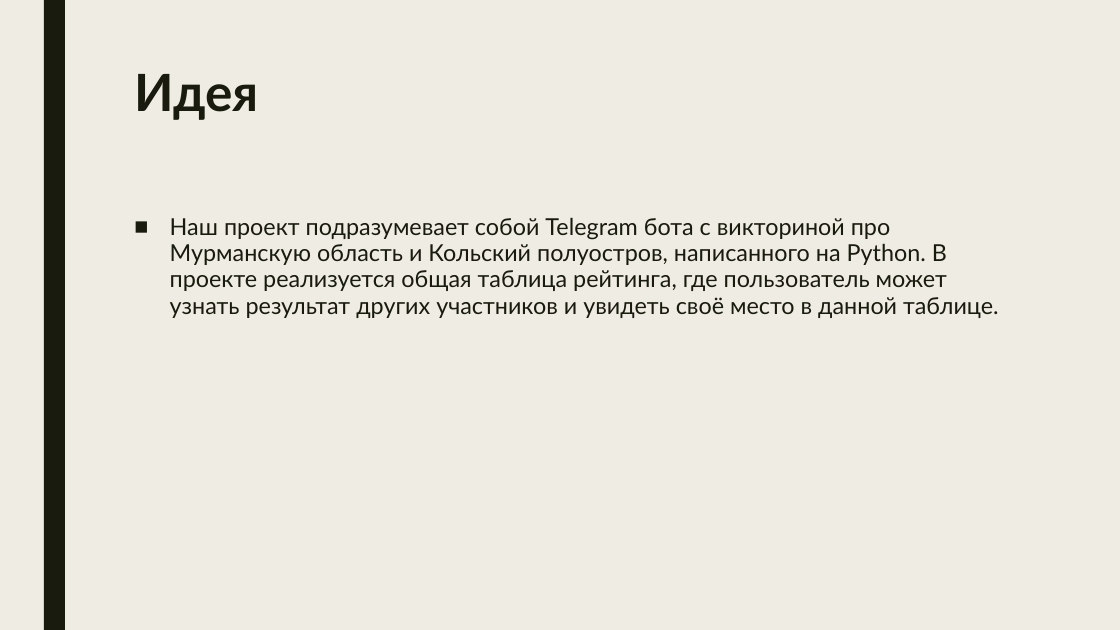
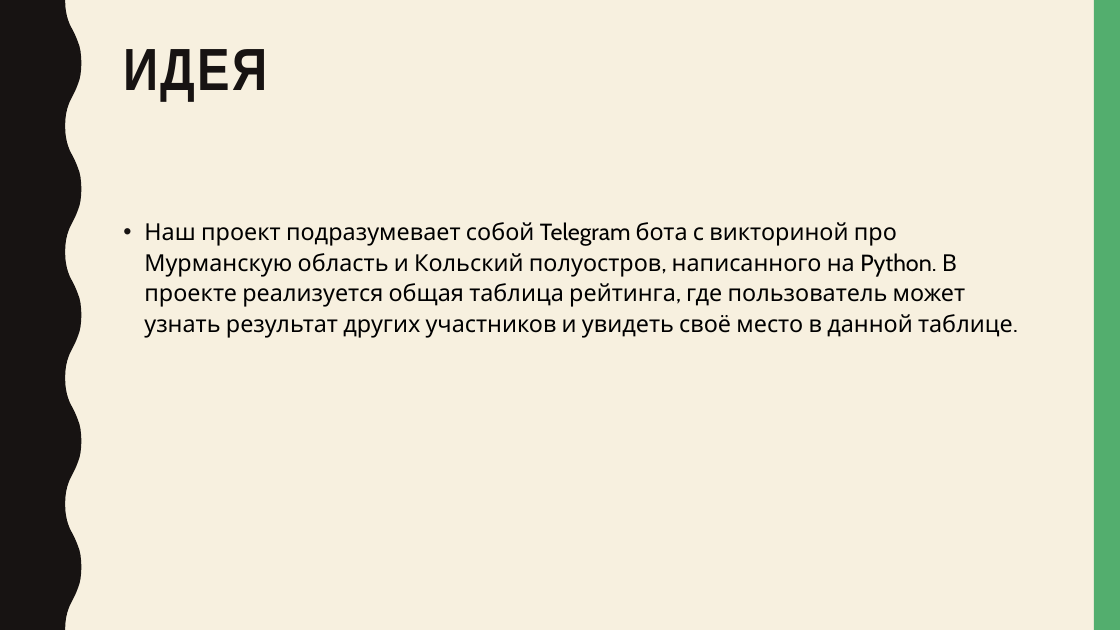
Before and after one commit to Gentlem4n72/TelegramQuiz, a slide deck: slide 2 of Бот Семён.pptx. Drawn at 1120x630 pixels with LibreOffice and Linux fonts; fonts in the diff are those of the drawing. Boxes give left, top, right and bottom in pixels: in the first picture for what was removed or moved away, otherwise in the second. Text is boxed around its words. In the diff, an @@ line names an element or a change of style, - is before the commit and + after.

```diff
--- a/Бот Семён.pptx
+++ b/Бот Семён.pptx
@@ background #EFEDE3 to #F7F0DF @@
@@ freeform shape added at box(0, 0, 82, 630), fill #171312 @@
@@ rectangle removed at box(44, 0, 65, 630) @@
@@ rectangle added at box(1094, 0, 1120, 630), fill #53AE6E @@
@@ title at box(123, 49, 267, 101): text changed; size 44 to 51 pt; font Lato to Arial Narrow; text colour #191B0E to #171312 @@
-Идея
+ИДЕЯ
@@ text "Наш проект подразумевает собой Telegram ...": place and size @@
-text "Наш проект подразумевает собой Telegram ..." at box(170, 217, 999, 318)
+text "Наш проект подразумевает собой Telegram ..." at box(144, 222, 1013, 338)
@@ text "Наш проект подразумевает собой Telegram ..." at box(144, 222, 1013, 338): font Lato to Cabin, text colour #191B0E to #000000; bullet ■ to •; line spacing 0.94 to 1.1; less space between paragraphs @@
```
Also in this commit, not shown: 4 other slides changed, 1 slide added, 1 other file.
